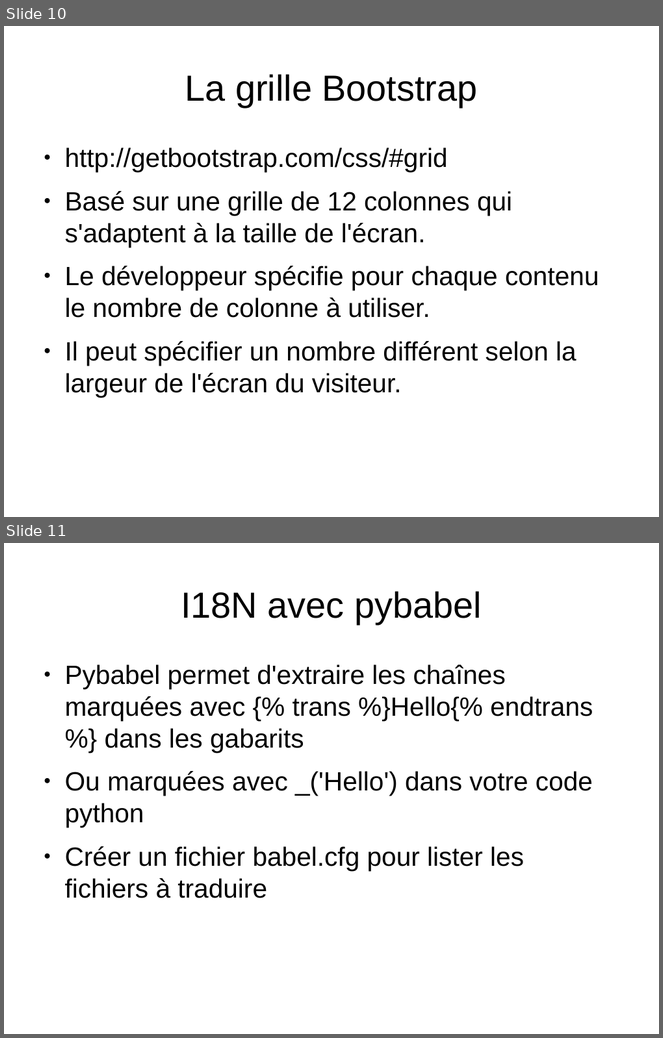
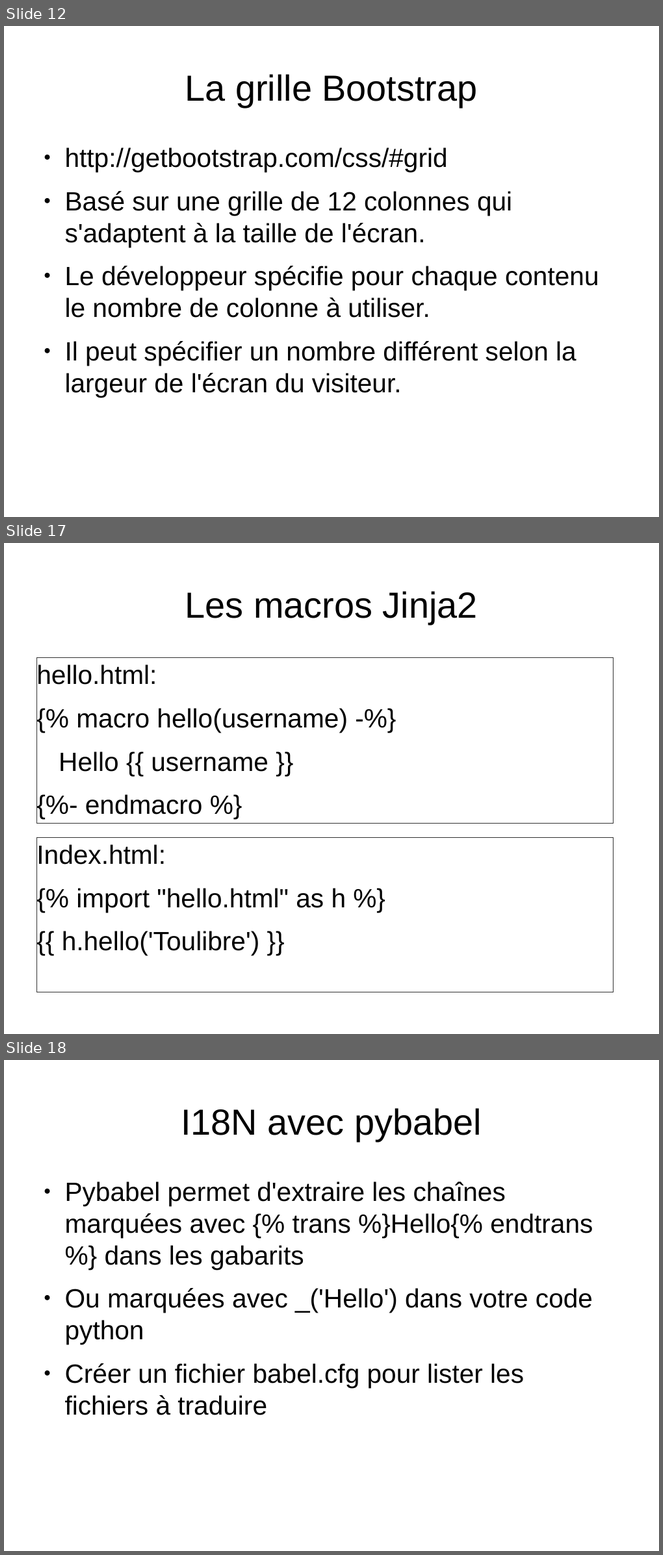
Before and after one commit to bdoin/jinja2-tutorial, a slide deck: presentation-fr.odp. Shown one above the other, each under a label of ours: slides 10 and 11 before the commit, slides 12, 17 and 18 after it; the slides between them are not shown. The pictures are 663x1038 and 663x1555 pixels, drawn with LibreOffice and Linux fonts; fonts in the diff are those of the drawing. Boxes give left, top, right and bottom in pixels: in the first picture for what was removed or moved away, otherwise in the second. Text is boxed around its words. In the diff, an @@ line names an element or a change of style, - is before the commit and + after.

```diff
--- a/presentation-fr.odp
+++ b/presentation-fr.odp
@@ slide 17 added at <box>4,543,659,1034</box>, background #FFFFFF @@
@@ title added at <box>185,591,478,624</box>, 44 pt, text #000000 @@
+Les macros Jinja2
@@ text added at <box>36,658,614,824</box>, outline #333333 0 pt, 32 pt, text #000000 @@
+hello.html:
+{% macro hello(username) -%}
+Hello {{ username }}
+{%- endmacro %}
@@ text added at <box>36,838,614,993</box>, outline #333333 0 pt, 32 pt, text #000000 @@
+Index.html:
+{% import "hello.html" as h %}
+{{ h.hello('Toulibre') }}
@@ what was slide 10 is now slide 12 @@
@@ what was slide 11 is now slide 18 @@
```
Also in this commit, not shown: 4 slides changed, 7 other slides added, 10 other files.
